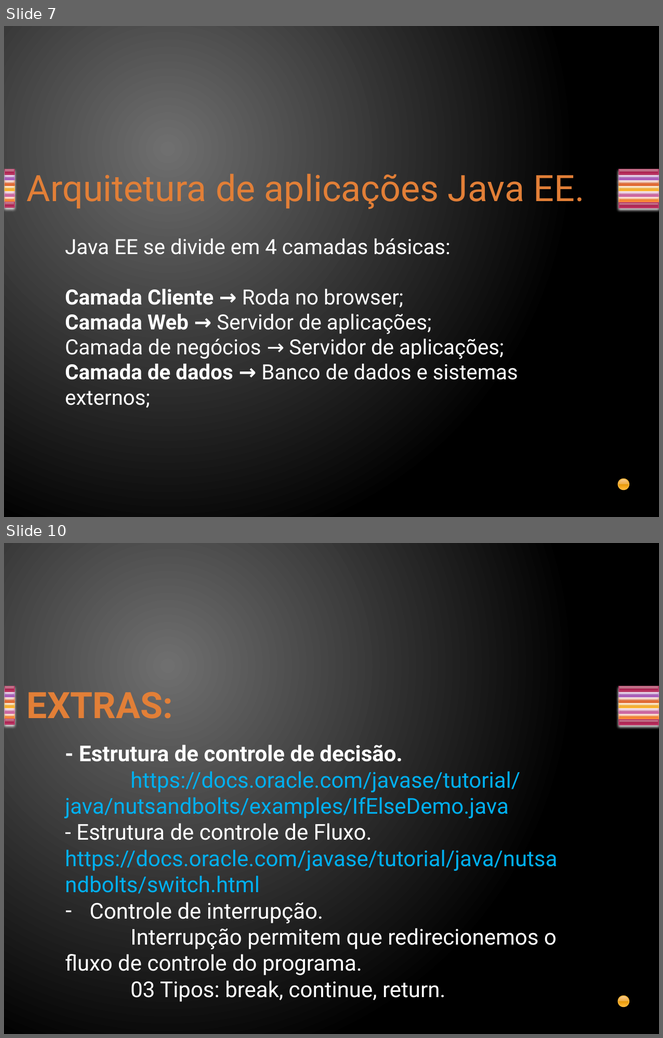
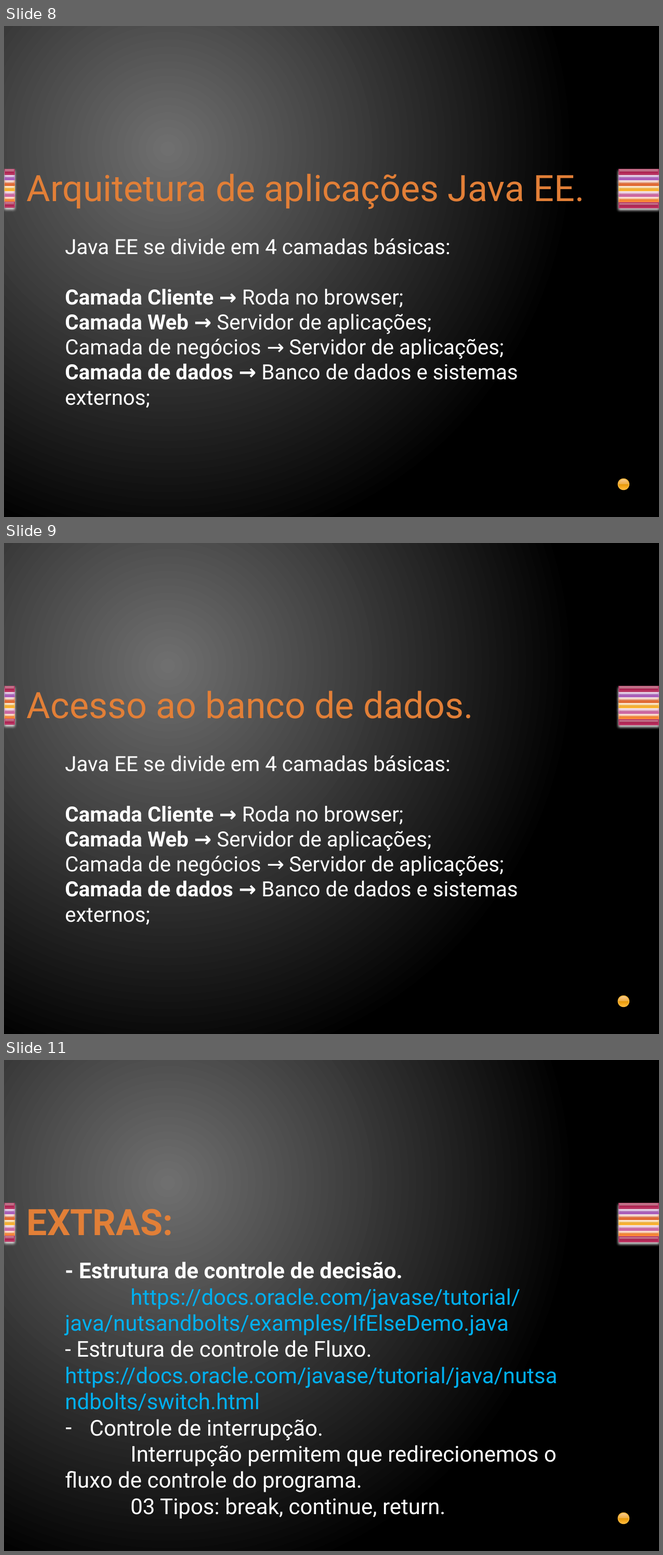
Before and after one commit to davirj9/javaAvancado, a slide deck: AulasAvancado/src/main/resources/br/com/Aula1/JavaEE.pptx. Shown one above the other, each under a label of ours: slides 7 and 10 before the commit, slides 8, 9 and 11 after it; the slides between them are not shown. The pictures are 663x1038 and 663x1555 pixels, drawn with LibreOffice and Linux fonts; fonts in the diff are those of the drawing. Boxes give left, top, right and bottom in pixels: in the first picture for what was removed or moved away, otherwise in the second. Text is boxed around its words. In the diff, an @@ line names an element or a change of style, - is before the commit and + after.

```diff
--- a/AulasAvancado/src/main/resources/br/com/Aula1/JavaEE.pptx
+++ b/AulasAvancado/src/main/resources/br/com/Aula1/JavaEE.pptx
@@ slide 9 added at [4, 543, 659, 1034], background gradient #707070 to #000000; not listed: 15 template elements that a slide beside it also shows @@
@@ title added at [27, 691, 473, 719], 40 pt, text gradient #E38037 to #FA8D3D @@
+Acesso ao banco de dados.
@@ text added at [65, 755, 518, 925], 23 pt, text #FFFFFF @@
+Java EE se divide em 4 camadas básicas:
+Camada Cliente → Roda no browser;
+Camada Web → Servidor de aplicações;
+Camada de negócios → Servidor de aplicações;
+Camada de dados → Banco de dados e sistemas externos;
@@ what was slide 7 is now slide 8 @@
@@ what was slide 10 is now slide 11 @@
```
Also in this commit, not shown: 1 slide changed, 2 other slides added, 2 slides removed, 5 other files.
